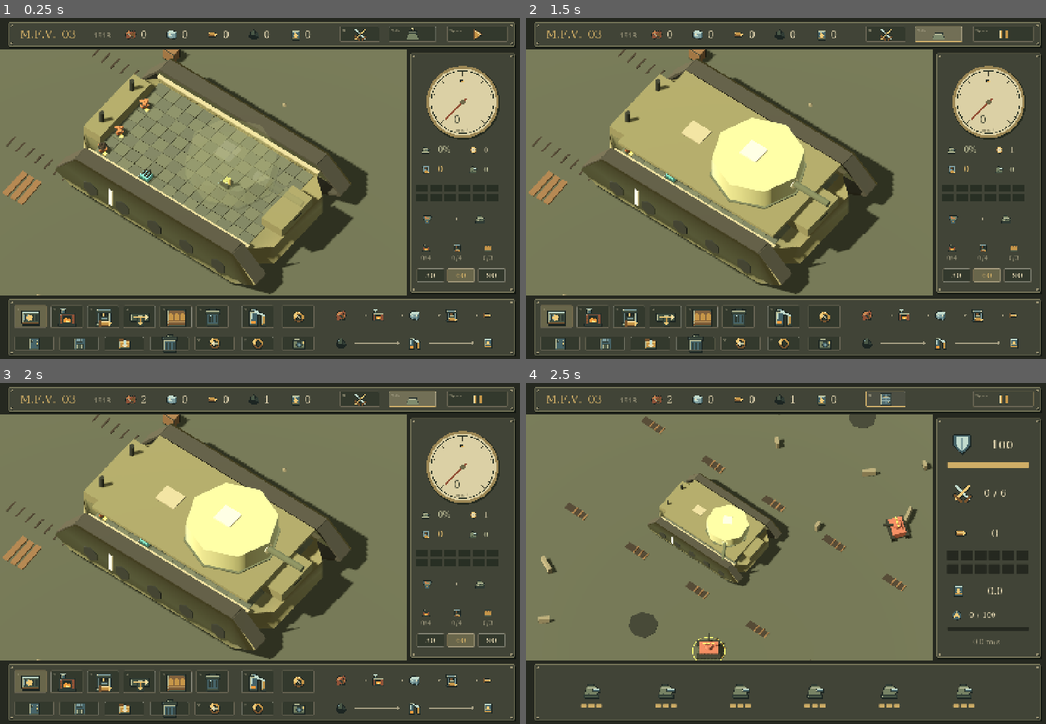
Above: before the commit, frames 1-4 (two rows, left to right).
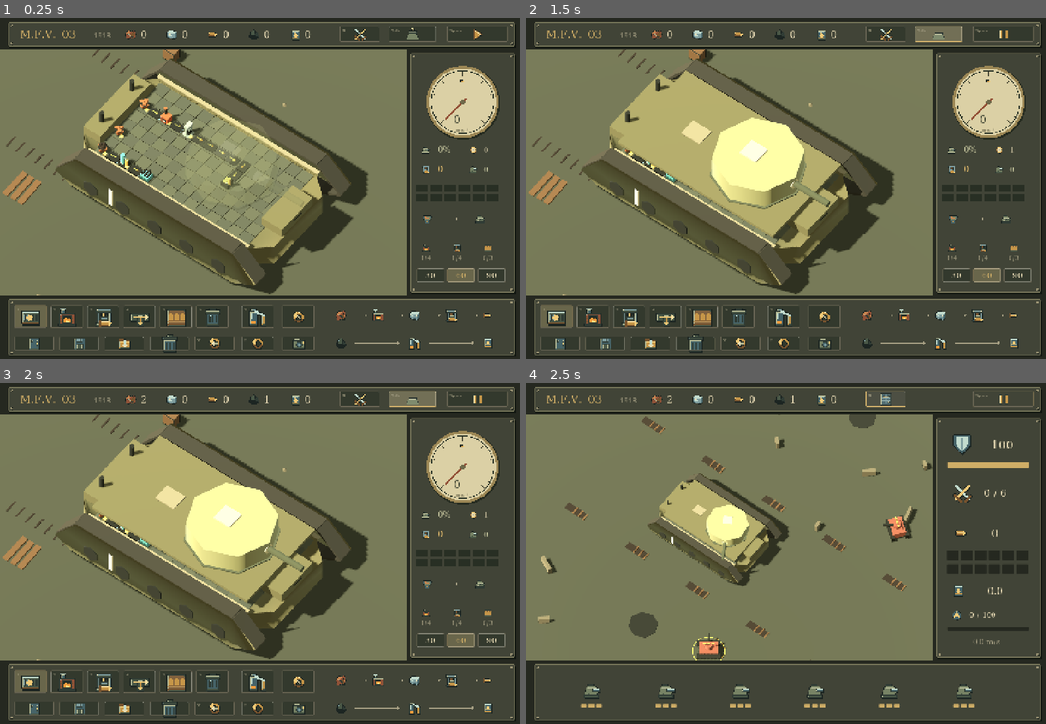
Above: after the commit, the same moments.

Repository: dicenull/last-supply-line
Game: Godot game, scene res://main.tscn
Two runs of this game, one before a commit and one after it. Both use one fixed random seed, a clock stepped at 60 frames per second and the inputs below.
Inputs (mouse positions are in pixels of both pictures, inside the frame that each line leads up to):
- Up to frame 1 (0.25 s): no input
- Up to frame 2 (1.5 s): click (1004, 35) at 0.5 s; click (936, 35) at 1.27 s
- Up to frame 3 (2 s): no input
- Up to frame 4 (2.5 s): click (884, 400) at 2 s

The runs differ from the first frame. In frame 1, 0.9% of the frame differs, in the area x 20-88%, y 26-72%; in frame 2, 0.1%; in frame 3, 0.1%; in frame 4, nothing differs.

Commit message:
feat: start with sample ammunition and fuel production lines

Diff:
--- a/scripts/factory_view.gd
+++ b/scripts/factory_view.gd
@@ -37,6 +37,8 @@
 var last_message = ""
 
 func _ready():
+	factory.example()
+	factory.undo_stack.clear()
 	texture_filter = CanvasItem.TEXTURE_FILTER_NEAREST
 	font = SystemFont.new()
 	font.font_names = PackedStringArray(["Avenir Next Condensed","Helvetica Neue","Hiragino Sans","sans-serif"])
--- a/tests/tank_ui_test.gd
+++ b/tests/tank_ui_test.gd
@@ -44,6 +44,10 @@
 	game = load("res://main.tscn").instantiate()
 	root.add_child(game)
 	await create_timer(0.7).timeout
+	check(game.factory.count_kind("furnace") == 1 and game.factory.count_kind("press") == 1 and game.factory.count_kind("refinery") == 1,"startup includes ammunition and fuel example lines")
+	check(not game.factory.running and game.factory.ammo == 0 and game.factory.fuel == 0 and game.factory.undo_stack.is_empty(),"startup is paused with empty stock and no artificial undo history")
+	game.factory.clear_layout(false)
+	await process_frame
 	check(game.world.turret.position.x > 0 and game.world.turret.position.x < 4 and game.world.turret.position.z == 0, "turret is centered over the forward half of the deck")
 	check(game.world.turret.position.y > game.world.DECK_Y+1.0, "turret sits above the factory equipment")
 	check(game.world.mats.turret_armor.albedo_color.a < 0.5, "turret armor is translucent")
Not shown, changed: DESIGN.md
Not shown, changed: README.md
